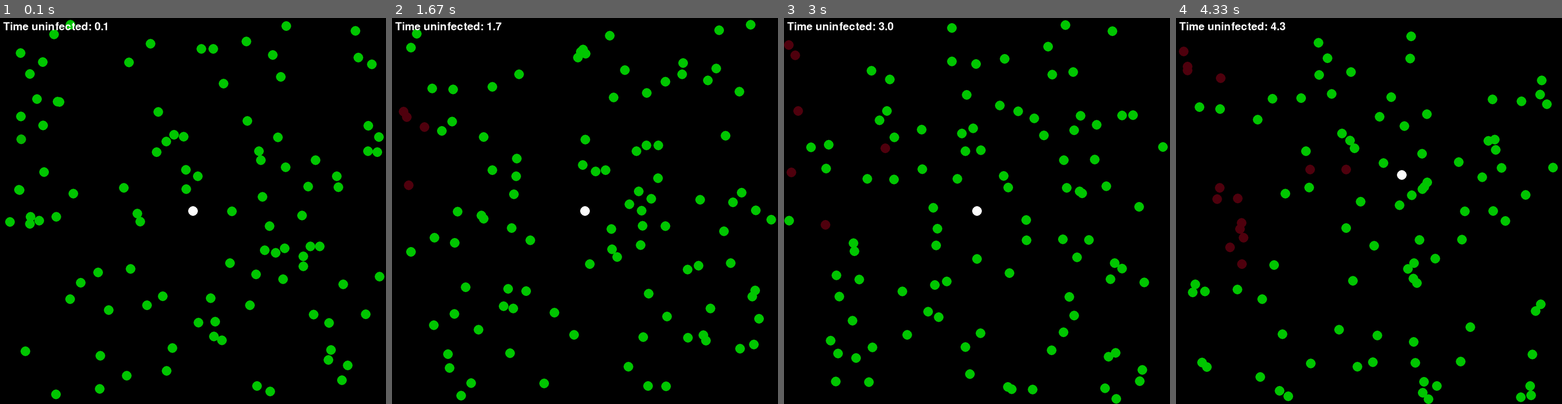
Above: before the commit, frames 1-4 (left to right).
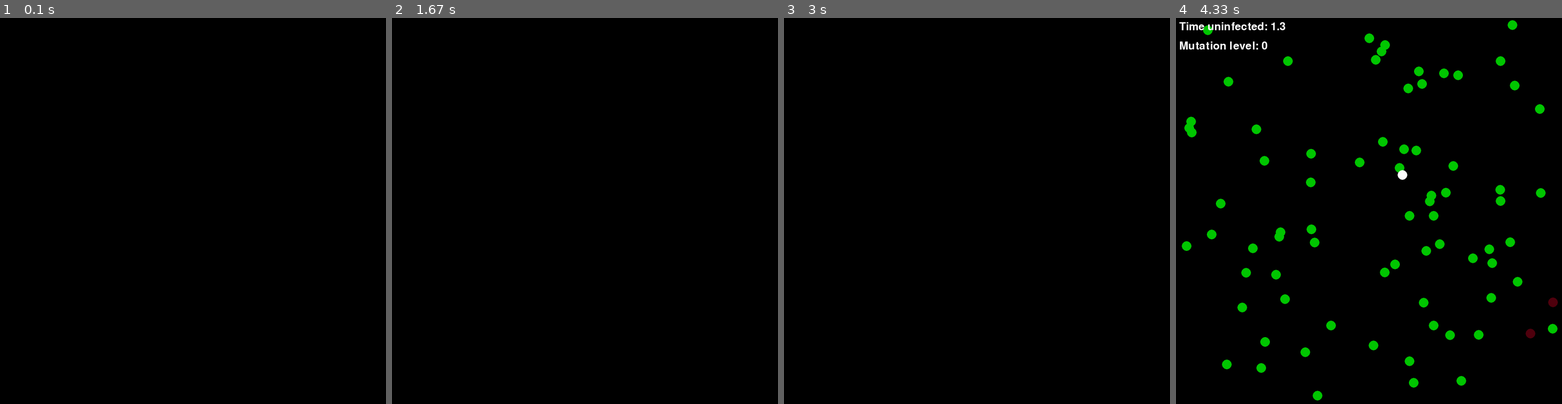
Above: after the commit, the same moments.

Repository: ajaysridhar0/APCSP-Final-Project
Game: pygame game, started from covid19_game.py
Two runs of this game, one before a commit and one after it. Both use one fixed random seed, a clock stepped at 60 frames per second and the inputs below.
Inputs:
- Up to frame 1 (0.1 s): no input
- Up to frame 2 (1.67 s): no input
- Up to frame 3 (3 s): no input
- Up to frame 4 (4.33 s): hold Up 3.4-3.87 s; hold Right from 3.9 s (still down)

The runs differ from the first frame. In frame 1, 5.4% of the frame differs, in the area x 0-100%, y 0-99%; in frame 2, 5.4%; in frame 3, 5.4%; in frame 4, 8.9%, in the area x 0-99%, y 0-100%.

Commit message:
Add display for mutation level

Diff:
--- a/covid19_game.py
+++ b/covid19_game.py
@@ -6,7 +6,7 @@
 # dimensions
 display_width = 1200
 display_height = 1200
-population = 100
+population = 75
 
 # color definitions
 black = (0, 0, 0)
@@ -56,8 +56,8 @@
     def __init__(self, level):
         self.level = level
         self.start_time = time.time()
-        self.duration = random.randrange(5, 6 + level)
-        self.radius = random.randrange(15, 16 + level)
+        self.duration = random.randrange(5 + int(level * 0.2), 6 + level)
+        self.radius = random.randrange(15 + int(level * 0.6), 16 + level)
         self.color = (random.randrange(0, 255), 0,
                       random.randrange(0, 255))
         # self.death_rate = death_rate
@@ -218,6 +218,12 @@
 
 
 # functions
+def display_mutation_level():
+    font = pygame.font.SysFont(None, 50)
+    text = font.render("Mutation level: " + str(virus_level), True, white)
+    game_display.blit(text, (10, 70))
+
+
 def quit_game():
     pygame.quit()
     quit()
@@ -235,7 +241,9 @@
 
 
 def game_loop():
+    time.sleep(3)
     global virus_level
+    global immune_people
     for i in range(0, population):
         people.append(Npc(15))
     player = Player(
@@ -256,7 +264,7 @@
         game_display.fill(black)
 
         if len(infected_people) == 0:
-            virus_level += 5
+            virus_level += 10
             for patient in immune_people:
                 patient.immune = False
                 if patient.virus_carrier:
@@ -264,7 +272,7 @@
                     infected_people.append(patient)
                 else:
                     people.append(patient)
-            del immune_people[:]
+            immune_people = []
 
         for patient in people:
             patient.animate()
@@ -273,6 +281,7 @@
         for patient in immune_people:
             patient.animate()
         player.time_survived()
+        display_mutation_level()
         pygame.display.flip()
         clock.tick(120)
 
